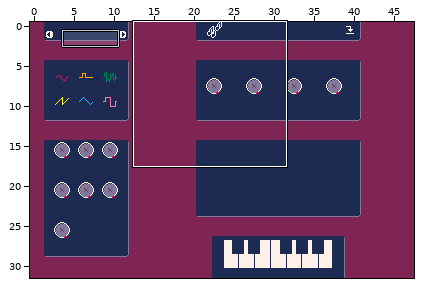
One commit to this LDtk project: tiny-cli/src/main/resources/sfx/editor.ldtk. Above, an overview of the earlier version with the close-up marked.
Close-up. Before the edit:
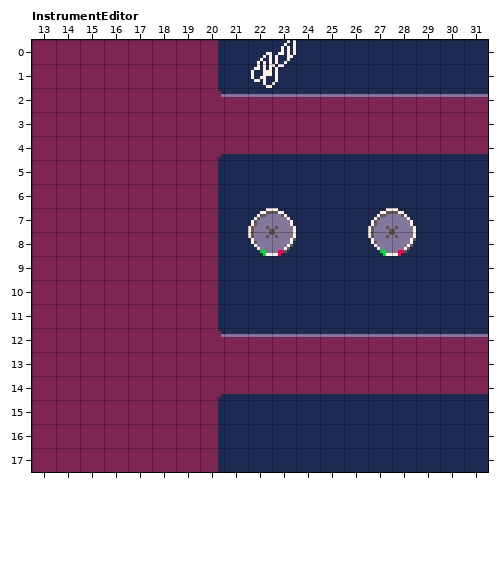
Cells are 8x8 px. Shown: InstrumentEditor x 13..31, y 0..17. The commit also changed other parts of the map, which this record leaves out.
After the commit:
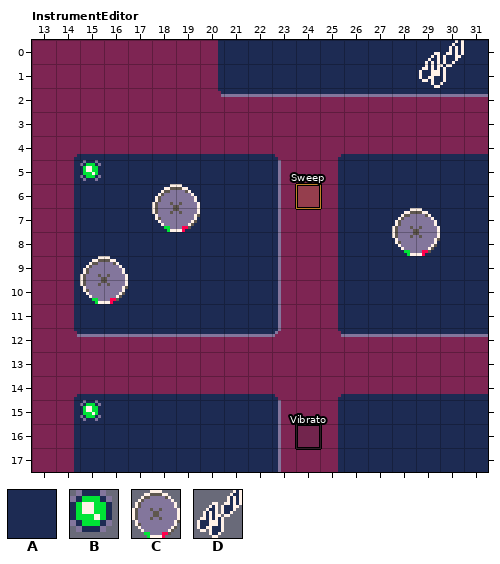
Key: from "IntGrid": A 1; from "Sfx": B 193, C 256, D 578.
_ is an empty cell.
Objects are placed by their top-left corner, in cells (3,4 is the top-left corner of cell 3,4); size is 1x1 cell unless given.
Tiles replaced or removed in this view: A.
Commit: Introduce effects. Configure the Sweep effect in the UI.
Change:
Changed rows in their new state; . is an unchanged cell.
Layer "IntGrid":
first column x 14:
 4 AAAAAA...._
 5 AAAAAA...._
 6 AAAAAA...._
 7 AAAAAA...._
 8 AAAAAA...._
 9 AAAAAA...._
10 AAAAAA...._
11 AAAAAA...._
12 AAAAAA...._
14 AAAAAA...._
15 AAAAAA...._
16 AAAAAA...._
17 AAAAAA...._
Layer "Entities":
changed: C "Knob" at 22,7 size 2x2 -> C "Knob" at 28,7 size 2x2
changed: D "EditorMode" at 22,0 size 2x2 -> D "EditorMode" at 29,0 size 2x2
added: B "Checkbox" at 15,5
added: B "Checkbox" at 15,15
added: C "Knob" at 18,6 size 2x2
added: "Vibrato" rectangle at 24,16
added: "Sweep" rectangle at 24,6
added: C "Knob" at 15,9 size 2x2
removed: C "Knob" at 27,7 size 2x2
